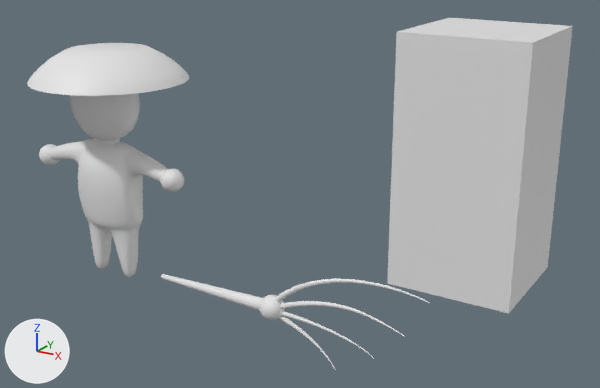
The Blender file Assets/Models/InkSlinger.blend, before and after one commit.
Before and after are seen from a camera (50 mm lens) standing at (9.24, -9.29, 5.65) and looking at (2.61, 1.4, 1.39). Lighting does not change. The marker at lower left points along +X, +Y and +Z.

Objects in the first picture: 'BezierCurve', 'BezierCurve.001', 'Body', 'Cylinder', 'Head', 'HeightComparison', 'PenBase', 'Sphere'.
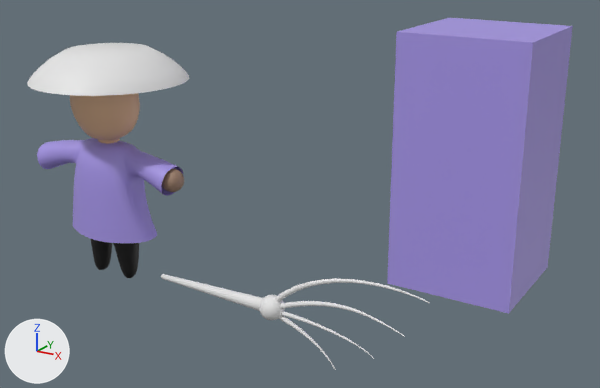
Commit message: added pants

Edits to the bpy script that builds the scene:
```text
Add mat_body:
    mat_body = principled_material('Body')
    mat_body.base_color = (0.351, 0.221, 0.151)  # beige #a0816c
Add mat_shirt:
    mat_shirt = principled_material('Shirt')
    mat_shirt.base_color = (0.385, 0.306, 0.8)  # blue #a796e7
Add mat_head:
    mat_head = principled_material('Head')
    mat_head.base_color = (0.8, 0.502, 0.31)  # beige #e7bc97
Add mat_pants:
    mat_pants = principled_material('Pants')
    mat_pants.base_color = (0.0, 0.0, 0.0)  # black #000000
Change me_cube:
    where me_cube.from_pydata(...)  # 50 vertices, 48 faces; spans x -0.707..0.707, y -0.7..0.405, z -0.872..0.602
    remove me_cube.materials.append(mat_material)  # white #e7e7e7
    add me_cube.materials.append(mat_head)  # beige #e7bc97
Change me_cube_001:
    where me_cube_001.from_pydata(...)  # 8 vertices, 6 faces; spans x -1.0..1.0, y -1.0..1.0, z -1.0..1.0
    remove me_cube_001.materials.append(mat_material)  # white #e7e7e7
    add me_cube_001.materials.append(mat_shirt)  # blue #a796e7
Change me_cube_002:
    where me_cube_002.from_pydata(...)  # 94 vertices, 92 faces; spans x -1.43..1.43, y -0.57..0.36, z -1.44..0.85
    add me_cube_002.materials.append(mat_body)  # beige #a0816c
Change me_hand:
    where me_hand.from_pydata(...)  # 482 vertices, 512 faces; spans x -1.0..1.0, y -1.0..1.0, z -1.0..1.0
    add me_hand.materials.append(mat_body)  # beige #a0816c
Add me_cube_005:
    me_cube_005.from_pydata(...)  # 53 vertices, 48 faces; spans x -0.595..0.595, y -0.511..0.188, z -1.464..-0.43
    me_cube_005.polygons.foreach_set('use_smooth', [True] * 48)
    me_cube_005.materials.append(mat_pants)  # black #000000
Add me_cube_004:
    me_cube_004.from_pydata(...)  # 49 vertices, 42 faces; spans x -1.37..1.37, y -0.64..0.36, z -0.73..0.86
    me_cube_004.polygons.foreach_set('use_smooth', [True] * 42)
    me_cube_004.materials.append(mat_shirt)  # blue #a796e7
Add ob_pants:
    ob_pants = bpy.data.objects.new('Pants', me_cube_005)
    ob_pants.location = (0.0, 0.0, 1.42)
    _m = ob_pants.modifiers.new('Subdivision', 'SUBSURF')
    _m.levels = 2
Add ob_shirt:
    ob_shirt = bpy.data.objects.new('Shirt', me_cube_004)
    ob_shirt.location = (0.0, 0.0, 1.42)
    _m = ob_shirt.modifiers.new('Subdivision', 'SUBSURF')
    _m.levels = 2
```

Boxes (x1, y1, x2, y2) around the edits, measured in the pictures (600 x 388 px):
'HeightComparison', recoloured (white to blue): (387, 18, 573, 313) in both
'Shirt', added (blue): after (37, 138, 183, 243)
'Body', recoloured (white to black): (50, 139, 168, 277) in both
'Head', recoloured: (70, 93, 140, 145) in both
'Pants', added (black): after (90, 238, 139, 278)
'Sphere', recoloured: (39, 144, 184, 192) in both
